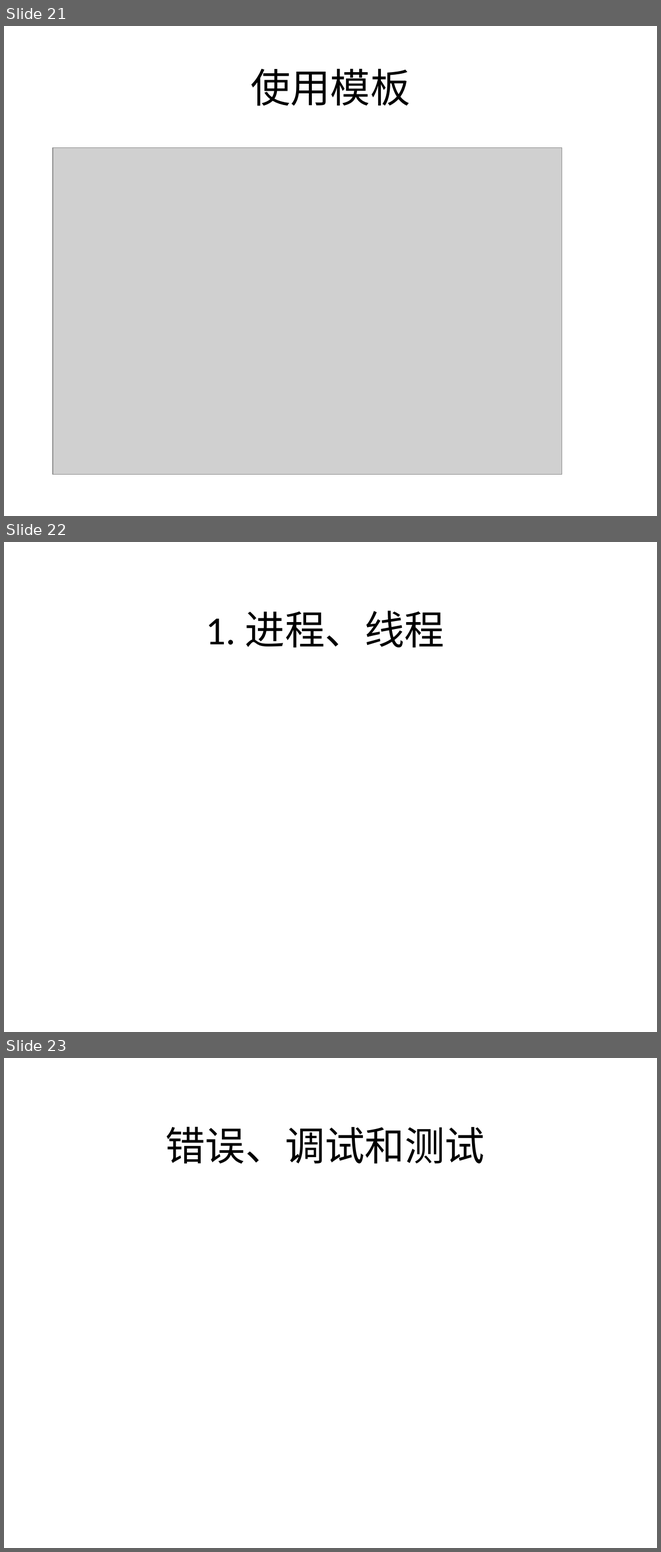
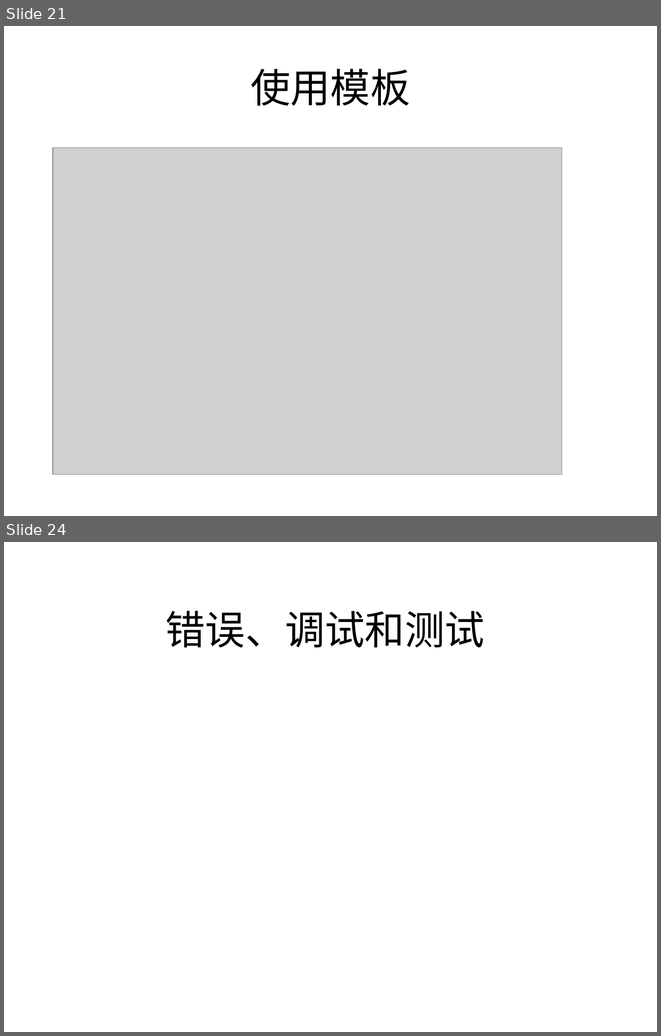
Before and after one commit to zhinan18/Python3, a slide deck: readme/python3_Advanced.pptx. Shown one above the other, each under a label of ours: slides 21, 22 and 23 before the commit, slides 21 and 24 after it; the slides between them are not shown. The pictures are 661x1552 and 661x1036 pixels, drawn with LibreOffice and Linux fonts; fonts in the diff are those of the drawing; grey boxes stand for pictures. Boxes give left, top, right and bottom in pixels: in the first picture for what was removed or moved away, otherwise in the second. Text is boxed around its words. In the diff, an @@ line names an element or a change of style, - is before the commit and + after.

```diff
--- a/readme/python3_Advanced.pptx
+++ b/readme/python3_Advanced.pptx
@@ slide 22 removed at [4,542,657,1032], background #FFFFFF @@
@@ title removed at [205,610,444,647] @@
-1. 进程、线程
@@ what was slide 23 is now slide 24 @@
```
Also in this commit, not shown: 2 slides added, 5 other files.
